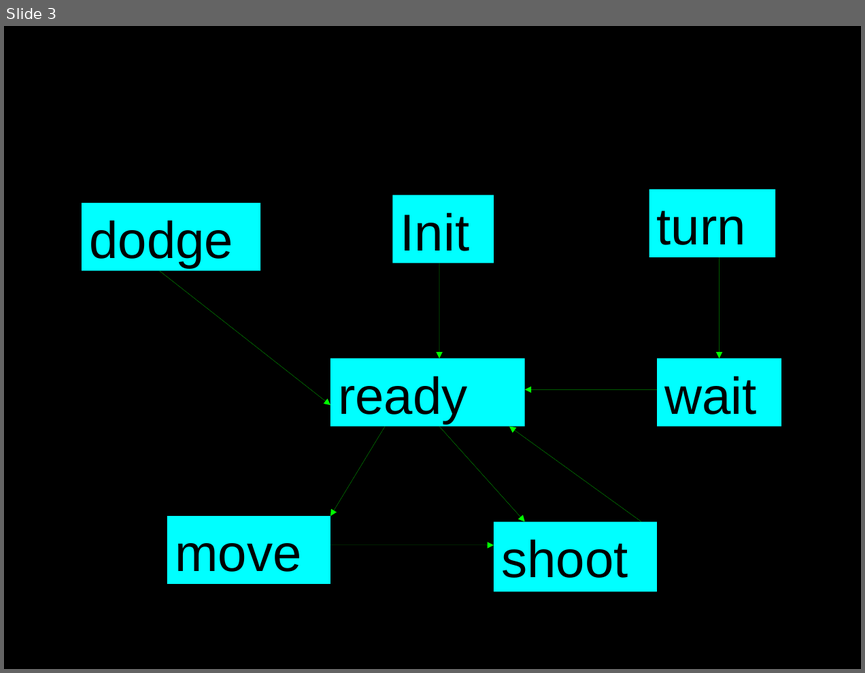
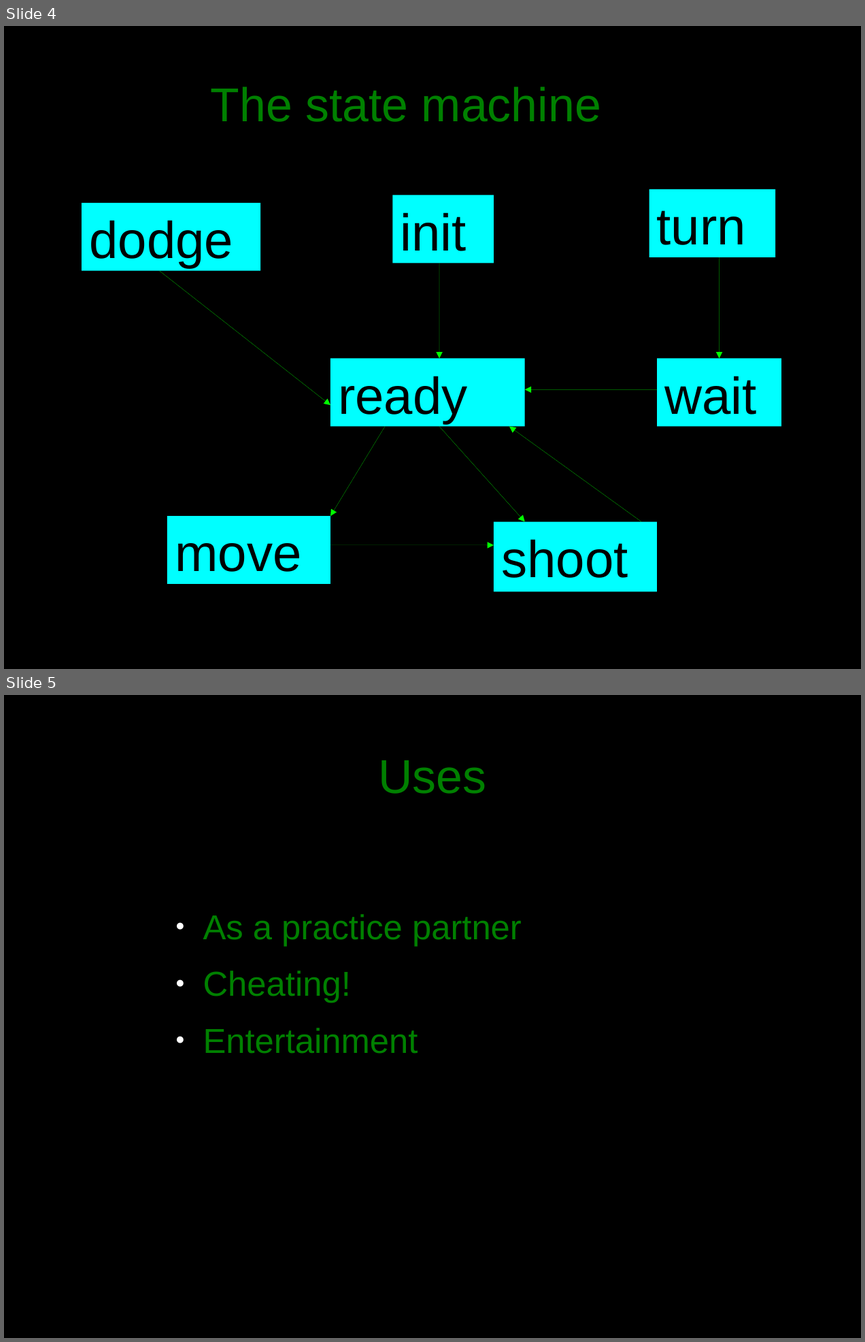
Before and after one commit to jakkdl/TDDD63-XPilot-AI, a slide deck: presentation.odp. Shown one above the other, each under a label of ours: slide 3 before the commit, slides 4 and 5 after it. The pictures are 865x673 and 865x1342 pixels, drawn with LibreOffice and Linux fonts; fonts in the diff are those of the drawing. Boxes give left, top, right and bottom in pixels: in the first picture for what was removed or moved away, otherwise in the second. Text is boxed around its words. In the diff, an @@ line names an element or a change of style, - is before the commit and + after.

```diff
--- a/presentation.odp
+++ b/presentation.odp
@@ slide 5 added at (4,695,861,1338), background #000000 @@
@@ title added at (378,760,486,794), 44 pt, text #008000 @@
+Uses
@@ text added at (203,914,521,1053), 32 pt, text #008000 @@
+● As a practice partner
+● Cheating!
+● Entertainment
@@ what was slide 3 is now slide 4 @@
@@ slide 4 changed as well @@
@@ text added at (211,87,601,122), 44 pt, text #008000 @@
+The state machine
@@ text in rectangle at (400,212,466,251): text changed @@
-Init
+init
```
Also in this commit, not shown: 1 other slide changed, 2 other slides added, 2 slides removed.
